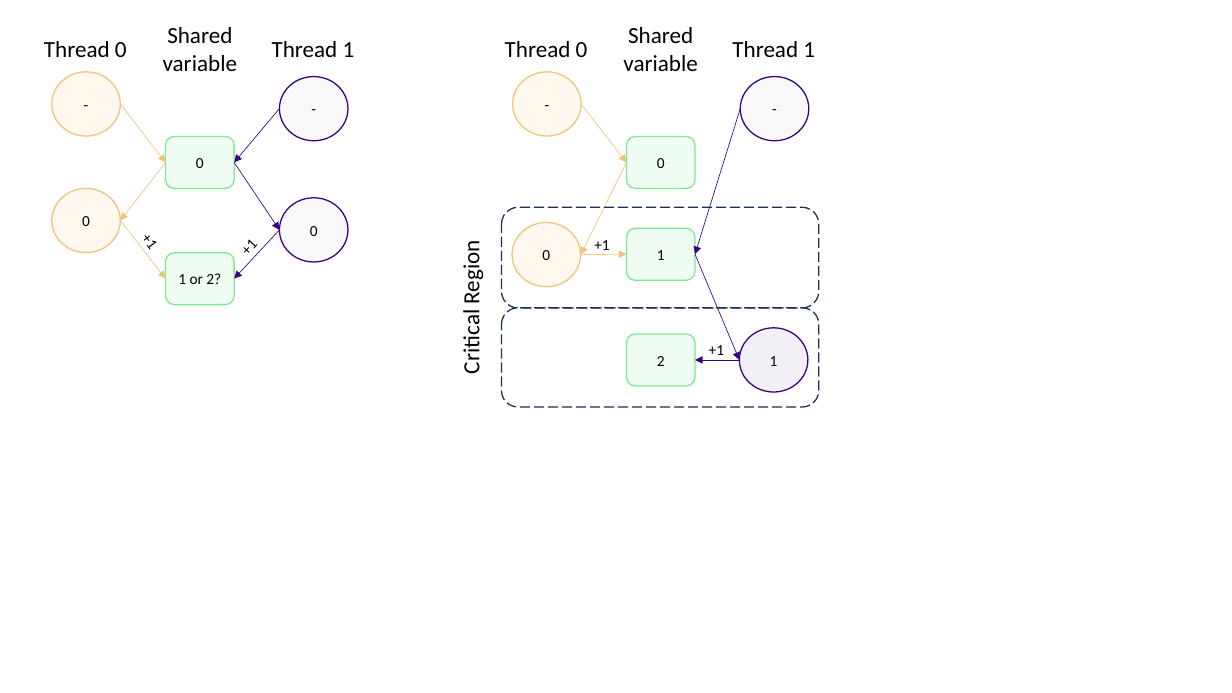
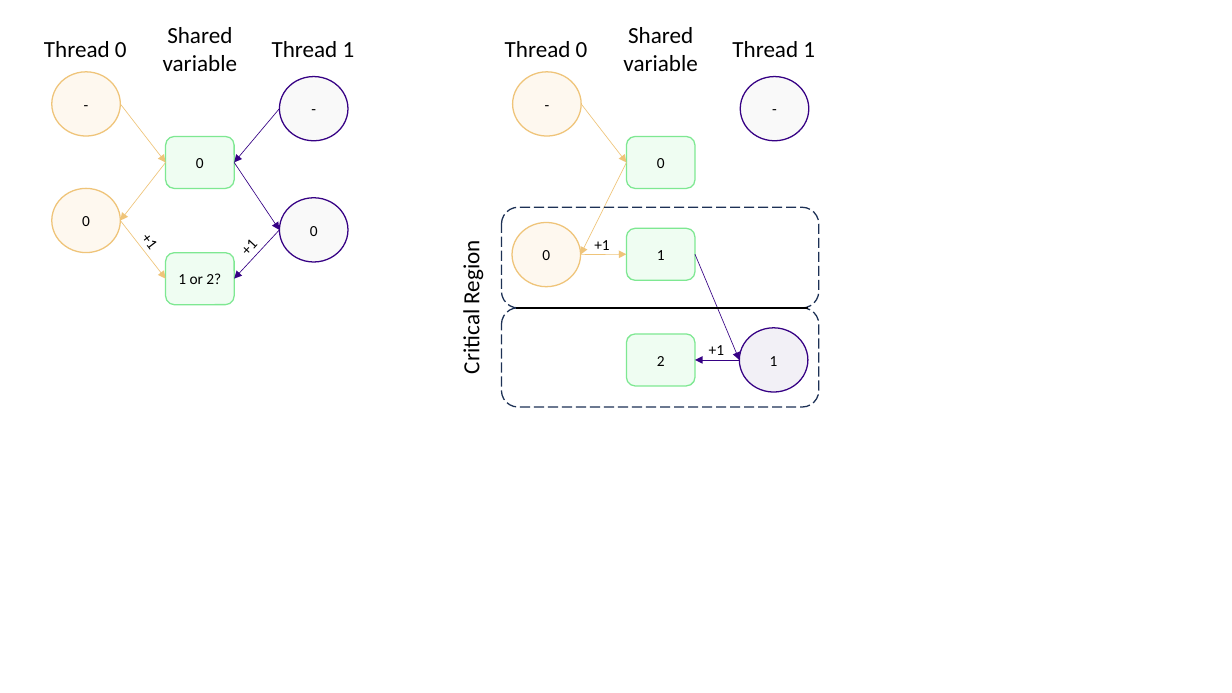
Before and after one commit to Southampton-RSG-Training/dirac-intro-to-open-mp, a slide deck: slide 1 of files/diagrams.pptx. Drawn at 1232x693 pixels with LibreOffice and Linux fonts; fonts in the diff are those of the drawing. Boxes give left, top, right and bottom in pixels: in the first picture for what was removed or moved away, otherwise in the second. Text is boxed around its words. In the diff, an @@ line names an element or a change of style, - is before the commit and + after.

```diff
--- a/files/diagrams.pptx
+++ b/files/diagrams.pptx
@@ arrow removed from (740, 109) to (695, 254) @@
@@ line added from (516, 308) to (808, 308), #000000 1.5 pt @@
```
Also in this commit, not shown: 3 other files.
